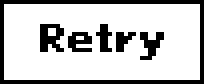
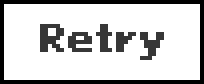
Comparing the layer stacks of the two (204, 84) images. Changes:
painted on "Retry" over [40, 24, 164, 60]
